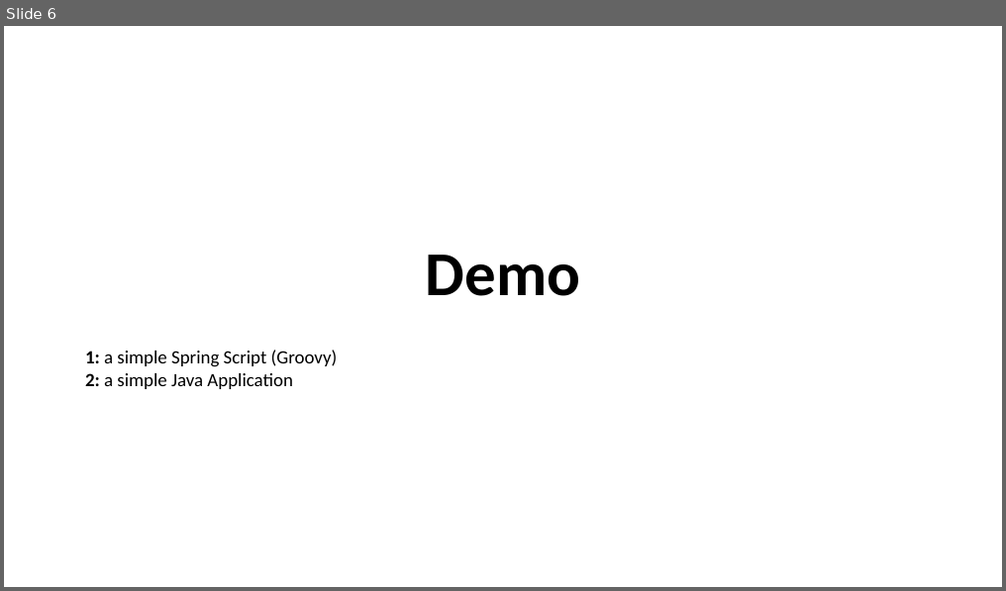
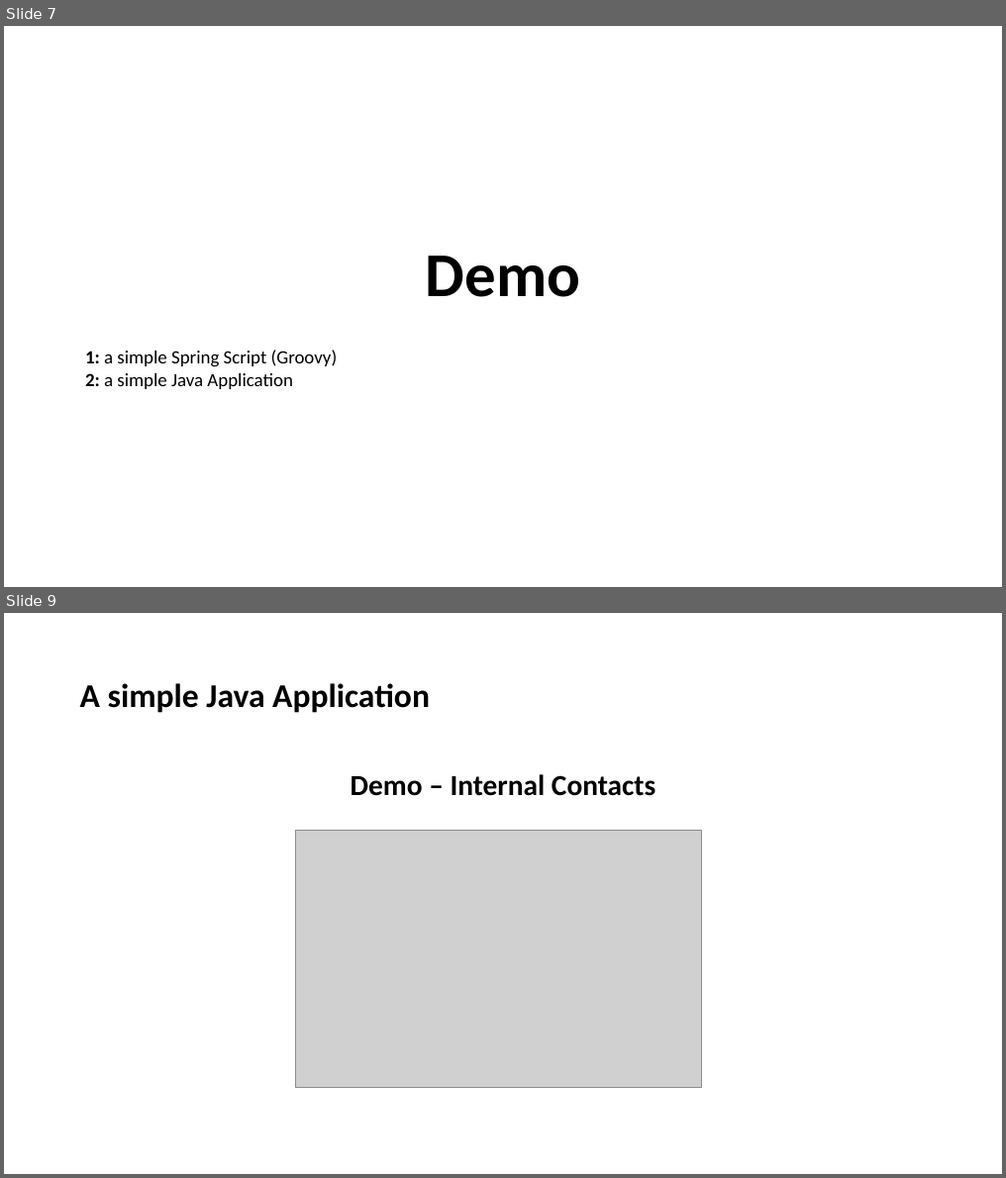
Before and after one commit to marcelovgomes/demo-internal-contacts, a slide deck: presentation_resources/spring-boot-demo-presentation.pptx. Shown one above the other, each under a label of ours: slide 6 before the commit, slides 7 and 9 after it; the slides between them are not shown. The pictures are 1006x591 and 1006x1178 pixels, drawn with LibreOffice and Linux fonts; fonts in the diff are those of the drawing; grey boxes stand for pictures. Boxes give left, top, right and bottom in pixels: in the first picture for what was removed or moved away, otherwise in the second. Text is boxed around its words. In the diff, an @@ line names an element or a change of style, - is before the commit and + after.

```diff
--- a/presentation_resources/spring-boot-demo-presentation.pptx
+++ b/presentation_resources/spring-boot-demo-presentation.pptx
@@ slide 9 added at [4, 613, 1002, 1174], background #FFFFFF @@
@@ text added at [80, 683, 430, 713], 32 pt, text #000000, bold @@
+A simple Java Application
@@ text added at [350, 774, 655, 796], 28 pt, text #000000, bold @@
+Demo – Internal Contacts
@@ picture added at [296, 830, 702, 1087] @@
@@ what was slide 6 is now slide 7 @@
```
Also in this commit, not shown: 6 other slides changed, 2 other slides added, 2 other files.
